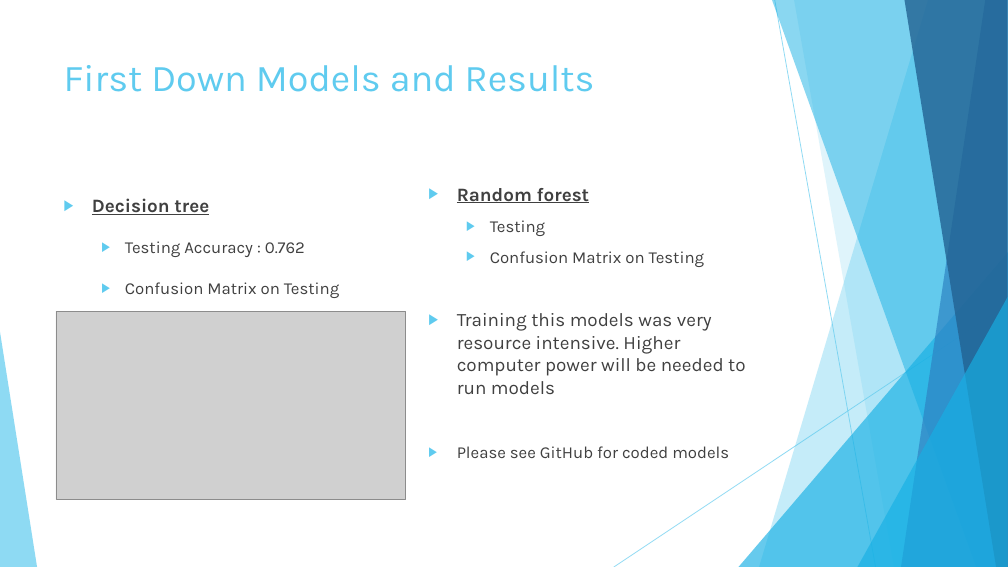
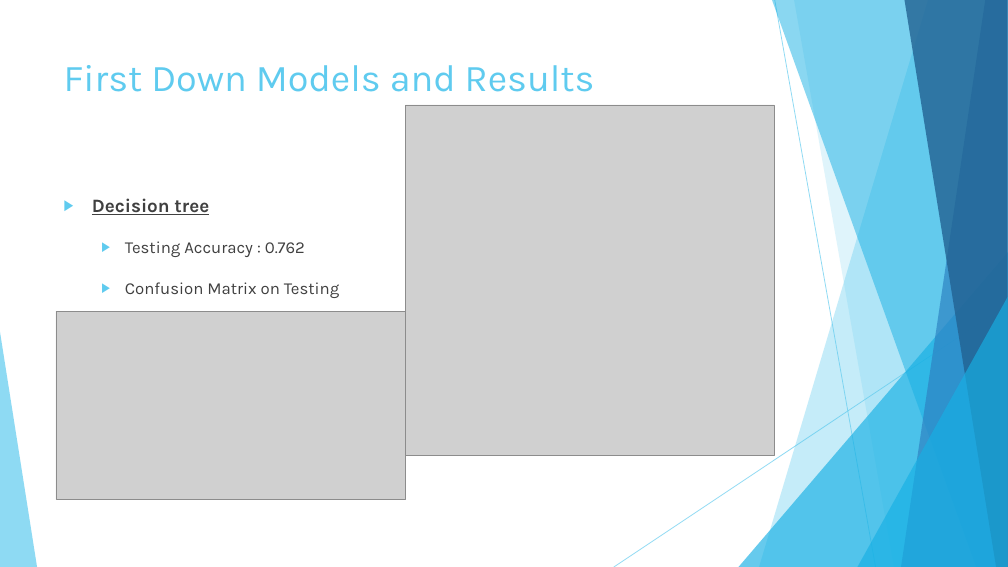
Before and after one commit to bowes-chris/footballplaycaller, a slide deck: slide 6 of Coaching Aid Presentation.pptx (slide 7 before the commit). Drawn at 1008x567 pixels with LibreOffice and Linux fonts; fonts in the diff are those of the drawing; grey boxes stand for pictures. Boxes give left, top, right and bottom in pixels: in the first picture for what was removed or moved away, otherwise in the second. Text is boxed around its words. In the diff, an @@ line names an element or a change of style, - is before the commit and + after.

```diff
--- a/Coaching Aid Presentation.pptx
+++ b/Coaching Aid Presentation.pptx
@@ picture added at (406,105,774,456) @@
@@ text removed at (457,188,745,458) @@
-▶ Random forest
-  ▶ Testing
-  ▶ Confusion Matrix on Testing
-▶ Training this models was very resource intensive. Higher computer power will be needed to run models
-  ▶ Please see GitHub for coded models
```
Also in this commit, not shown: 16 other slides changed, 1 slide added, 7 slides removed.
